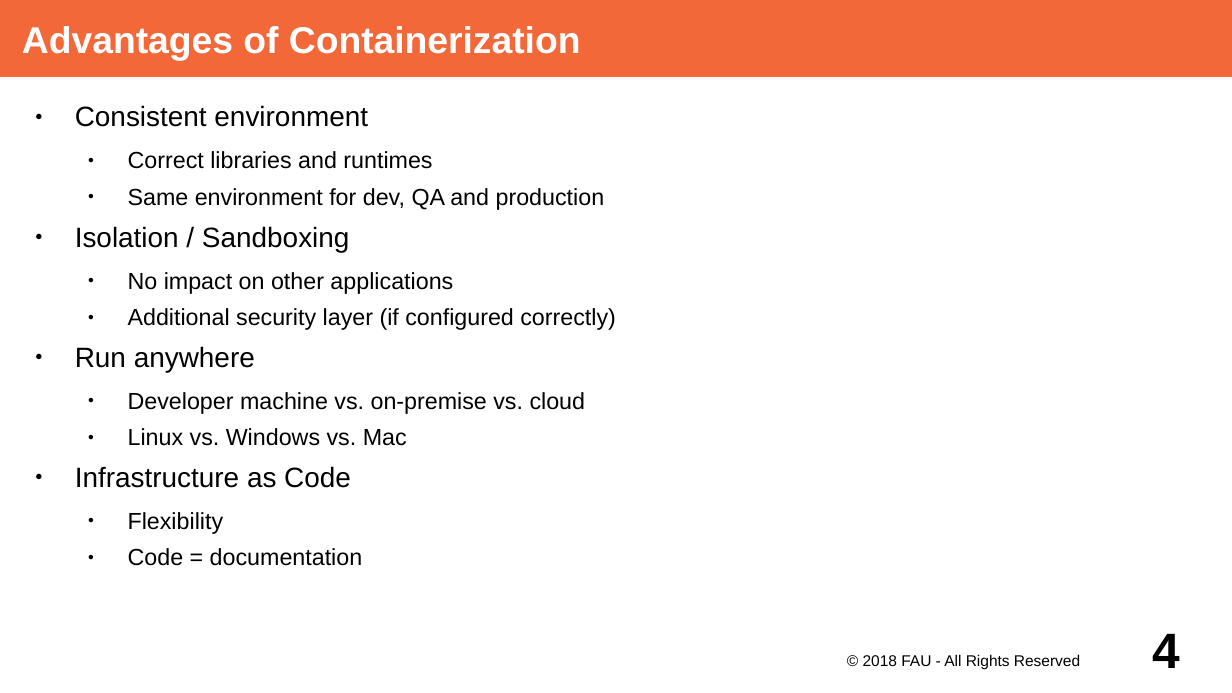
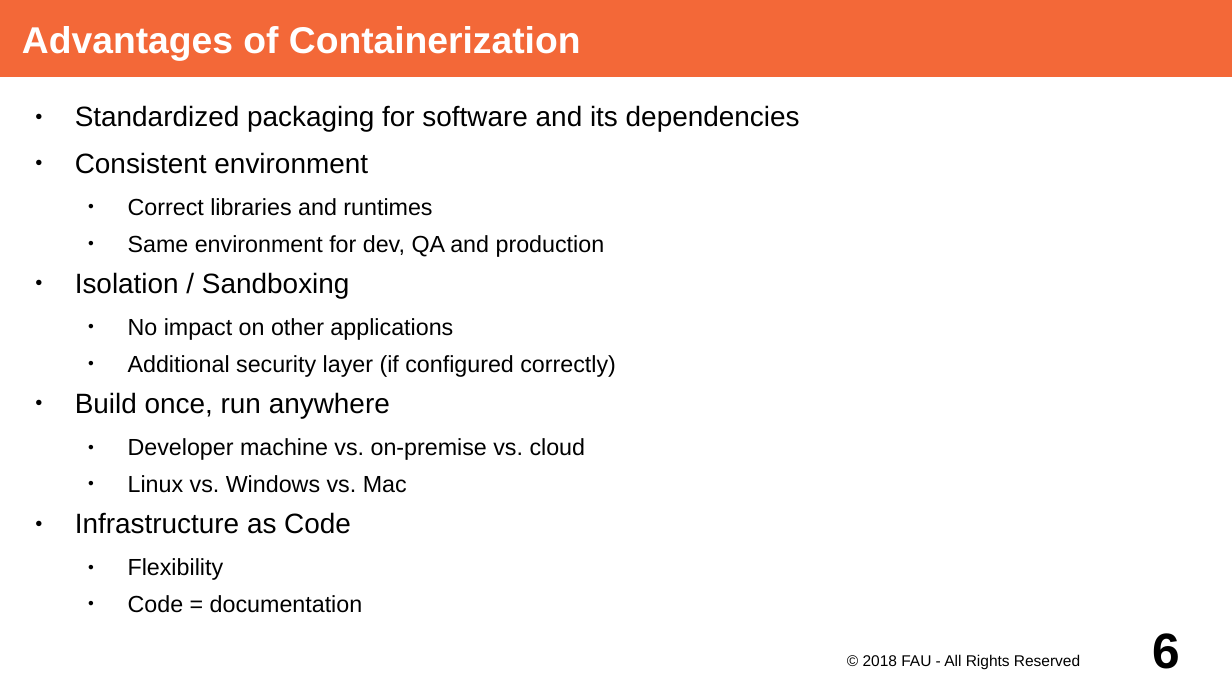
Before and after one commit to dirkriehle/adap-course, a slide deck: slide 6 of Lecture Slides/ADAP Z01 - Containerization.odp (slide 4 before the commit). Drawn at 1232x693 pixels with LibreOffice and Linux fonts; fonts in the diff are those of the drawing. Boxes give left, top, right and bottom in pixels: in the first picture for what was removed or moved away, otherwise in the second. Text is boxed around its words. In the diff, an @@ line names an element or a change of style, - is before the commit and + after.

Commit message:
Extend containerization slides

```diff
--- a/Lecture Slides/ADAP Z01 - Containerization.odp
+++ b/Lecture Slides/ADAP Z01 - Containerization.odp
@@ text at box(75, 105, 800, 132): paragraph added @@
+● Standardized packaging for software and its dependencies
@@ text at box(75, 392, 390, 418): text changed @@
-● Run anywhere
+● Build once, run anywhere
@@ page number at box(1152, 633, 1180, 669): text changed @@
-4
+6
```
Also in this commit, not shown: 4 other slides changed, 4 slides added.
